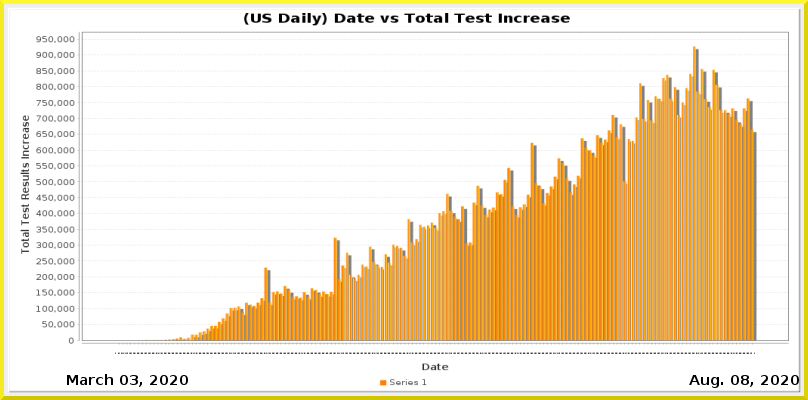
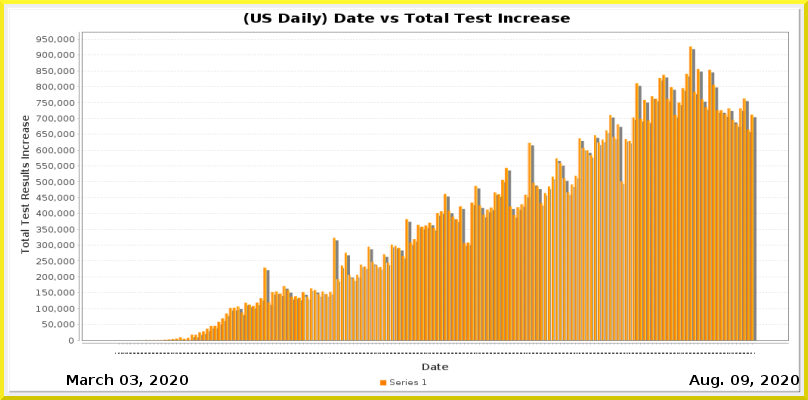
Comparing the layer stacks of the two (808, 400) images. Changes:
painted on "Current Date" over [741, 375, 749, 385]
painted on "Date_vs_TestIncrease.png" over [137, 46, 757, 354]
